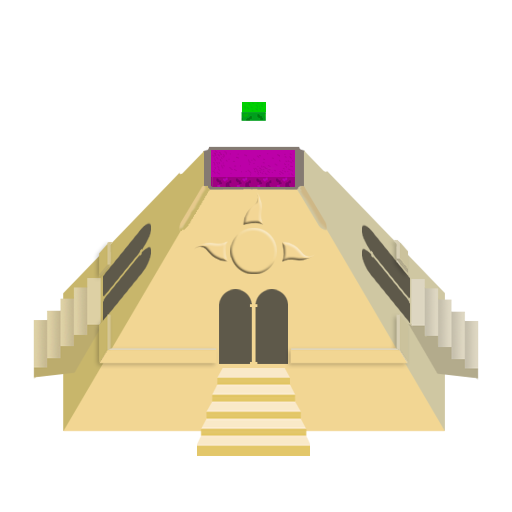
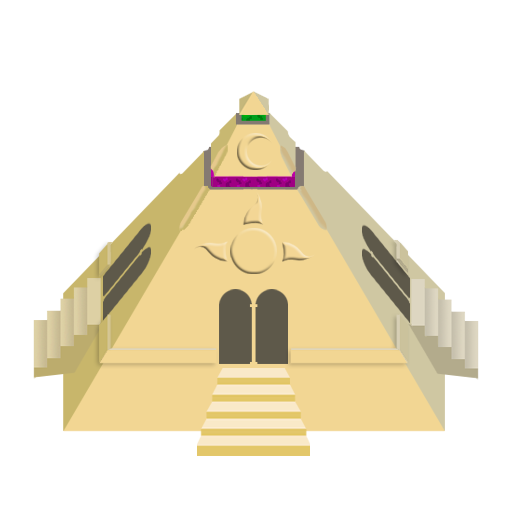
Layer changes from the first 512x512 image to the second:
showed "piquito_malo_0" over 239, 91, 269, 115
renamed "Layer 36" to "greenemerald", moved it above "Middle_7" over 241, 102, 266, 121
showed "Middle_0" over 210, 112, 297, 180
moved "PurpleEmerald" above "Escaleros" over 211, 150, 295, 180
